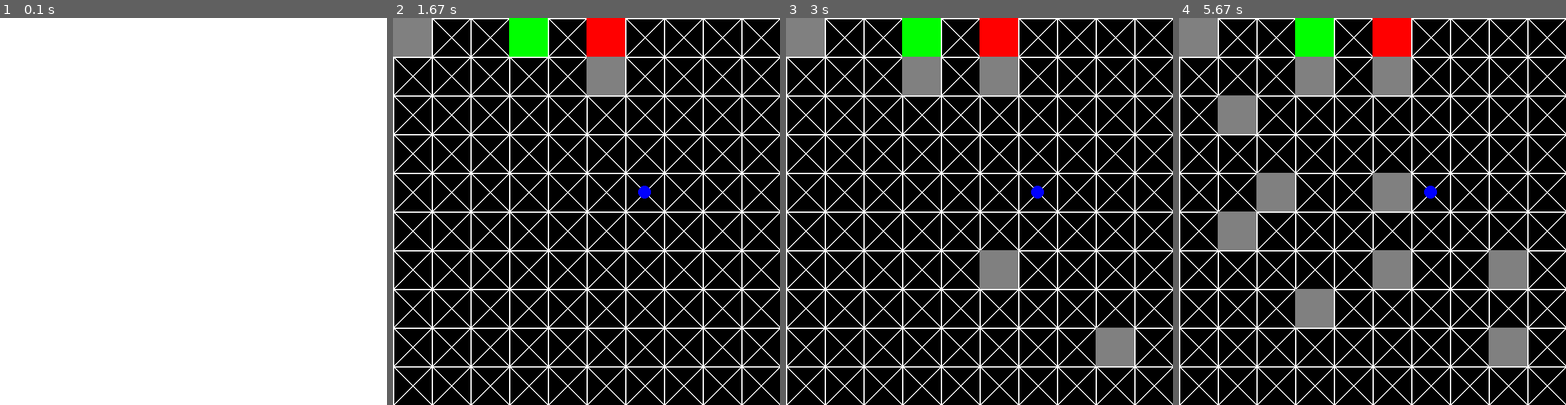
Above: before the commit, frames 1-4 (left to right).
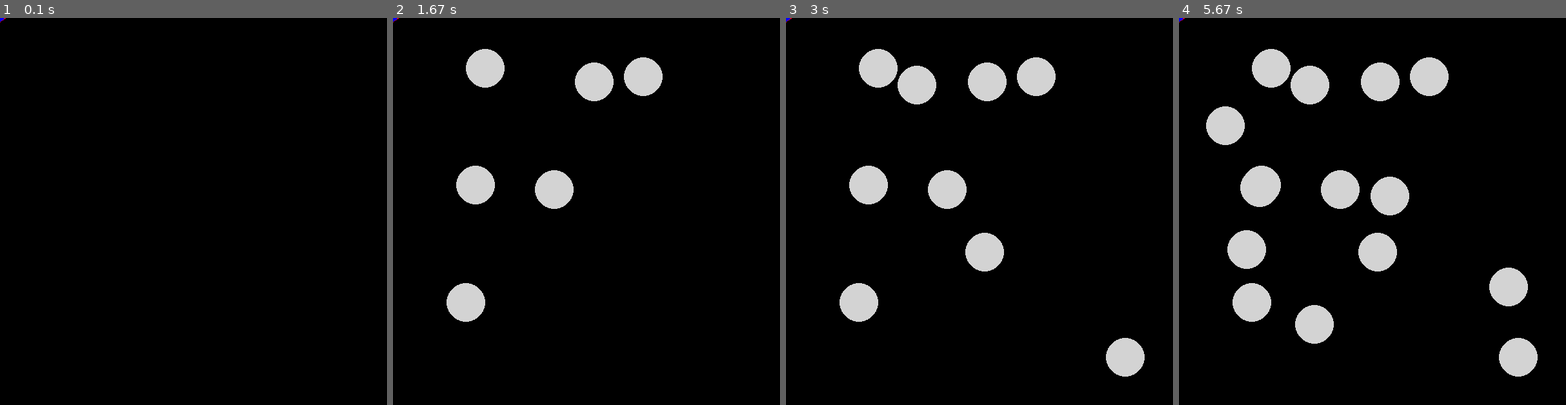
Above: after the commit, the same moments.

Repository: AndyyTaylor/Yr12Major
Game: pygame game, started from main.py
Same seed, same stepped clock (60 frames per second), same inputs: the game is played once before the commit and once after it.
Inputs (mouse positions are in pixels of both pictures, inside the frame that each line leads up to):
- Up to frame 1 (0.1 s): no input
- Up to frame 2 (1.67 s): tap Space at 0.33 s; press the mouse at (466, 304) at 0.7 s; move the mouse to (555, 188) at 0.8 s; release the mouse at (644, 76) at 0.93 s; press the mouse at (466, 304) at 1.03 s; move the mouse to (474, 184) at 1.13 s; release the mouse at (485, 68) at 1.27 s; hold Right from 1.33 s (still down); click (594, 79) at 1.42 s
- Up to frame 3 (3 s): release Right at 1.8 s; hold Up 1.83-2.13 s; click (983, 250) at 1.92 s; hold Right 2.17-2.63 s; click (1126, 358) at 2.25 s; hold Left from 2.67 s (still down); click (917, 83) at 2.75 s
- Up to frame 4 (5.67 s): release Left at 3.2 s; hold Down 3.23-3.53 s; click (1225, 126) at 3.32 s; hold Left 3.57-3.97 s; click (1248, 250) at 3.65 s; hold Up 4-4.37 s; click (1507, 288) at 4.08 s; hold Right 4.4-5.03 s; click (1387, 196) at 4.48 s; hold Down 5.07-5.43 s; click (1260, 188) at 5.15 s; hold Left from 5.47 s (still down); click (1314, 323) at 5.55 s

The runs differ from the first frame. In frame 1, 100% of the frame differs, in the area x 0-100%, y 0-100%; in frame 2, 20%; in frame 3, 23%; in frame 4, 30%.

Commit message:
Init race car track

Diff:
--- a/src/framework/StateAppRunner.py
+++ b/src/framework/StateAppRunner.py
@@ -48,7 +48,7 @@
         for event in pygame.event.get():
             if event.type == pygame.QUIT:
                 self.close()
-            elif event.type == pygame.MOUSEBUTTONDOWN or event.type == pygame.MOUSEBUTTONUP:
+            elif event.type == pygame.MOUSEBUTTONDOWN or event.type == pygame.MOUSEBUTTONUP or event.type == pygame.MOUSEMOTION:
                 pos = pygame.mouse.get_pos()
                 StateRegistry.instance().get_group("MasterState").on_mouse_event(event)
             elif event.type == pygame.KEYDOWN:
--- a/src/ml/environments/__init__.py
+++ b/src/ml/environments/__init__.py
@@ -3,4 +3,5 @@
 from .supervised.mnisthandwriting import MNISTHandwriting as MNIST
 
 from .reinforcement.catchapples import CatchApples
+from .reinforcement.racetrack import RaceTrack
 from .reinforcement.maze import Maze
--- a/src/ml/environments/reinforcement/catchapples.py
+++ b/src/ml/environments/reinforcement/catchapples.py
@@ -89,7 +89,7 @@
         while len(self.apples) < self.max_apples:
             self.apples.append([random.randint(0, self.grid_size), random.randint(0, int(self.grid_size/5))])
 
-    def on_render(self, screen):
+    def on_render(self, screen, _):
         centered_platform = self.platform[:]
         centered_platform[0] -= 1
         pygame.draw.rect(screen, config.BLACK, self.adjust_pos(tuple(centered_platform)) + (config.SCREEN_WIDTH / self.grid_size * 2.5, 30))
--- /dev/null
+++ b/src/ml/environments/reinforcement/racetrack.py
@@ -0,0 +1,116 @@
+import random
+import pygame
+import math
+import numpy as np
+
+from .... import config
+
+class RaceTrack():
+    def __init__(self):
+        self.num_observations = 2
+        self.num_actions = 3
+
+        self.track_points = []
+        self.track_width = 60
+
+        self.car_pos = [0, 0]
+        self.car_angle = 1
+        self.car_speed = 5
+        self.car_width = 10
+
+        self.start_pos = [0, 0]
+        self.start_angle = 1
+
+        self.mouse_down = False
+
+    def step(self, action):
+        reward = 0.05
+        done = False
+
+        self.car_pos[0] += math.cos(self.car_angle) * self.car_speed
+        self.car_pos[1] += math.sin(self.car_angle) * self.car_speed
+
+        if not self.is_on_track(tuple(self.car_pos)):
+            done = True
+            reward = -1
+
+        return self.get_state(), reward, done, {}
+
+    def reset(self):
+        self.car_pos = list(self.start_pos)
+        self.car_angle = self.start_angle
+
+        return self.get_state()
+
+    def on_render(self, screen, predict):
+        screen.fill(config.BLACK)
+
+        for point in self.track_points:
+            pygame.draw.circle(screen, config.GRAY, point, int(self.track_width/2))
+
+        orig_points = [[self.start_pos[0] - self.track_width/2, self.start_pos[1] - 5],
+                       [self.start_pos[0] - self.track_width/2, self.start_pos[1] + 5],
+                       [self.start_pos[0] + self.track_width/2, self.start_pos[1] + 5],
+                       [self.start_pos[0] + self.track_width/2, self.start_pos[1] - 5]]
+
+        points = [list(self.rotate(tuple(self.start_pos), tuple(point), self.start_angle - math.radians(90))) for point in orig_points]
+        pygame.draw.polygon(screen, config.RED, points)
+
+        orig_points = [[self.car_pos[0] - self.car_width/2, self.car_pos[1] - 5],
+                       [self.car_pos[0] - self.car_width/2, self.car_pos[1] + 5],
+                       [self.car_pos[0] + self.car_width/2, self.car_pos[1] + 5],
+                       [self.car_pos[0] + self.car_width/2, self.car_pos[1] - 5]]
+
+        points = [list(self.rotate(tuple(self.car_pos), tuple(point), self.car_angle)) for point in orig_points]
+        pygame.draw.polygon(screen, config.BLUE, points)
+
+    def get_state(self):
+        return [0, 0]   # TODO
+
+    def is_on_track(self, pos):
+        x, y = pos
+        for point in self.track_points:
+            x2 = point[0]
+            y2 = point[1]
+
+            if self.distance(x, y, x2, y2) < self.track_width/2:
+                return True
+
+        return False
+
+    def on_mouse_event(self, event):
+        pos = pygame.mouse.get_pos()
+
+        if event.type == pygame.MOUSEBUTTONDOWN:
+            if event.button == 1:
+                self.mouse_down = True
+                self.track_points.append(pos)
+            elif event.button == 3:
+                if self.start_angle:
+                    self.start_pos = pos
+                    self.start_angle = False
+                else:
+                    self.start_angle = math.atan2(pos[1]-self.start_pos[1], pos[0]-self.start_pos[0])
+        elif event.type == pygame.MOUSEBUTTONUP:
+            if event.button == 1:
+                self.mouse_down = False
+            elif event.button == 3:
+                pass
+        elif event.type == pygame.MOUSEMOTION and self.mouse_down:
+            self.track_points.append(pos)
+
+    def distance(self, x1, y1, x2, y2):
+        return math.sqrt((x2 - x1) ** 2 + (y2 - y1) ** 2)
+
+    def rotate(self, origin, point, angle):
+        """
+        Rotate a point counterclockwise by a given angle around a given origin.
+
+        The angle should be given in radians.
+        """
+        ox, oy = origin
+        px, py = point
+
+        qx = ox + math.cos(angle) * (px - ox) - math.sin(angle) * (py - oy)
+        qy = oy + math.sin(angle) * (px - ox) + math.cos(angle) * (py - oy)
+        return qx, qy
--- a/src/states/IntroState.py
+++ b/src/states/IntroState.py
@@ -24,7 +24,7 @@
     def on_update(self, elapsed):
         self.total_time += elapsed
 
-        if self.total_time > 100:
+        if self.total_time > 1:
             self.parent.change_state("Simulation")
 
     def on_render(self, screen):
--- a/src/states/Simulation.py
+++ b/src/states/Simulation.py
@@ -8,7 +8,7 @@
 # from ..ml.environments import MNIST as Environment
 # from ..ml.agents import LinearRegression as Agent
 from ..ml.agents import QLearn
-from ..ml.environments import Maze as Environment
+from ..ml.environments import RaceTrack as Environment
 
 class Simulation(State):
     " A "
@@ -17,10 +17,10 @@
         super().__init__("Simulation", "MasterState")
 
         self.environment = Environment()
-        self.agent = QLearn(2, 4, alpha=1)
+        self.agent = QLearn(2, 4, alpha=0.1)
 
         self.episode = 0
-        self.tick_rate = 1
+        self.tick_rate = 0
         self.total_time = 0
         self.render_time = 0
         self.total_reward = 0
